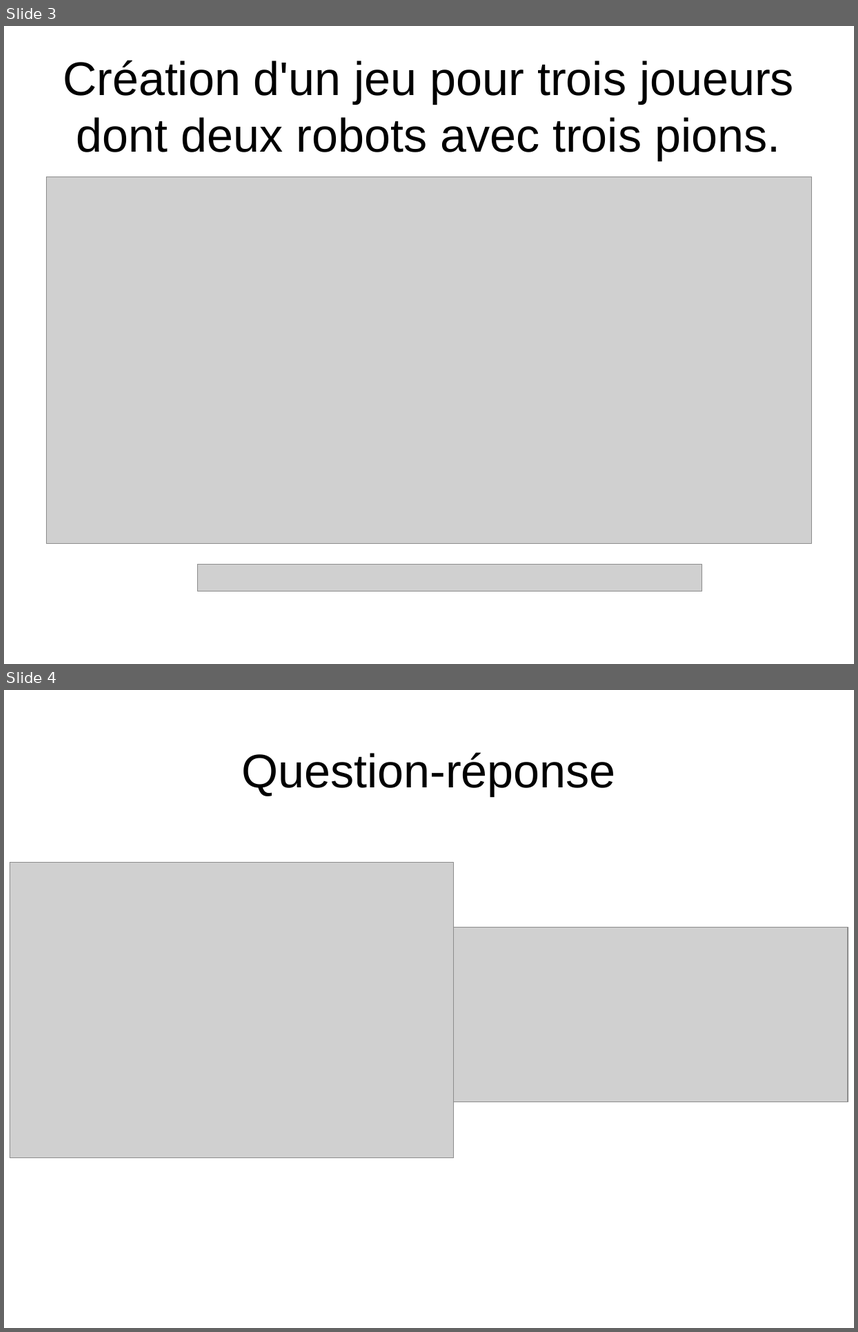
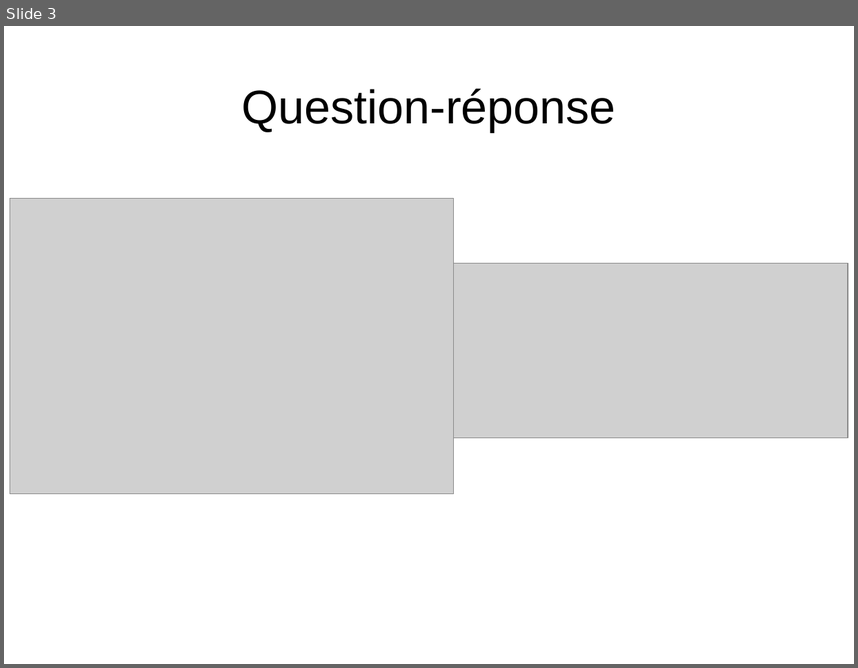
Before and after one commit to kwillup7d/Docs, a slide deck: presa.odp. Shown one above the other, each under a label of ours: slides 3 and 4 before the commit, slide 3 after it. The pictures are 858x1332 and 858x668 pixels, drawn with LibreOffice and Linux fonts; fonts in the diff are those of the drawing; grey boxes stand for pictures. Boxes give left, top, right and bottom in pixels: in the first picture for what was removed or moved away, otherwise in the second. Text is boxed around its words. In the diff, an @@ line names an element or a change of style, - is before the commit and + after.

```diff
--- a/presa.odp
+++ b/presa.odp
@@ slide 3 removed at box(4, 26, 854, 664), background #FFFFFF @@
@@ title removed at box(63, 60, 794, 160) @@
-Création d'un jeu pour trois joueurs dont deux robots avec trois pions.
@@ picture removed at box(46, 177, 812, 544) @@
@@ picture removed at box(198, 564, 702, 591) @@
@@ what was slide 4 is now slide 3 @@
```
Also in this commit, not shown: 1 slide added, 1 other slide removed, 3 other files.
